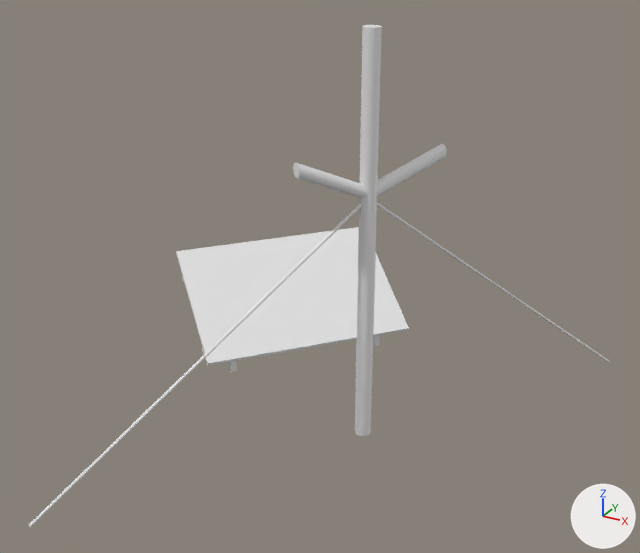
The Blender file mrim_task/mrim_resources/blender_files/single_tower.blend as it was, and as the next commit left it.
Both versions are drawn from a camera (50 mm lens) standing at (10.51, -13.91, 7.17) and looking at (5.04, -3.98, 2.2). The axes (+X, +Y, +Z) are drawn at lower right. The lights are the same throughout.

Script lines for the objects in view, before the commit:
```python
me_cube_005 = bpy.data.meshes.new('Cube.005')
me_cube_005.from_pydata(...)  # 56 vertices, 84 faces; spans x -9.5..59.4, y -31.2..8.6, z -1.0..1.6
# faces by material slot: [12, 12, 12, 12, 12, 12, 12]
me_cube_005.materials.append(mat_material_003)  # white #e7e7e7
me_cube_005.materials.append(mat_material_001)  # white #e7e7e7
me_cube_005.materials.append(mat_material_002)  # white #e7e7e7
me_cube_005.materials.append(mat_material_004)  # white #e7e7e7
me_cube_005.materials.append(mat_material_005)  # white #e7e7e7
me_cube_005.materials.append(mat_material_006)  # white #e7e7e7
me_cube_005.materials.append(mat_material_007)  # white #e7e7e7
me_singletowerfusioned = bpy.data.meshes.new('SingleTowerFusioned')
me_singletowerfusioned.from_pydata(...)  # 3948 vertices, 7892 faces; spans x 28.6..84.2, y -77.4..2.2, z -3.1..56.0
ob_cube_003 = bpy.data.objects.new('Cube.003', me_cube_005)
ob_cube_003.location = (2.29, -2.78, 0.6)
ob_cube_003.rotation_euler = (0.0, 0.0, 0.859)  # degrees (0, 0, 49)
ob_cube_003.scale = (0.05, 0.05, 0.57)
ob_singletowerfusioned = bpy.data.objects.new('SingleTowerFusioned', me_singletowerfusioned)
ob_singletowerfusioned.location = (0.0, 0.0, 0.0)
ob_singletowerfusioned.scale = (0.1, 0.1, 0.1)
```
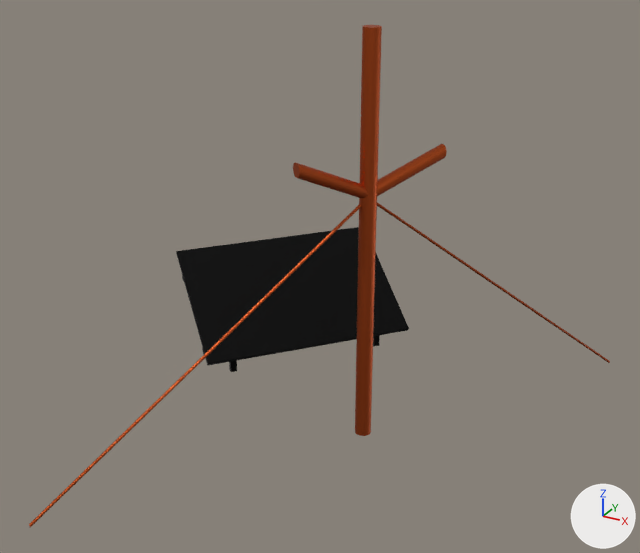
Commit message: add colors to blender file of single tower

The change, as a list of edits to the scene's bpy script:
```text
Add mat_black_001:
    mat_black_001 = principled_material('Black.001')
    mat_black_001.base_color = (0.0115, 0.0115, 0.0115)  # black #1c1c1c
    mat_black_001.metallic = 1.0
    mat_black_001.specular_ior_level = 0.0
Add mat_pole_022:
    mat_pole_022 = principled_material('Pole.022')
    mat_pole_022.base_color = (0.523, 0.0909, 0.0207)  # orange #bf5527
    mat_pole_022.metallic = 1.0
    mat_pole_022.specular_ior_level = 0.0
Change me_singletowerfusioned:
    where me_singletowerfusioned.from_pydata(...)  # 3948 vertices, 7892 faces; spans x 28.6..84.2, y -77.4..2.2, z -3.1..56.0
    add me_singletowerfusioned.materials.append(mat_pole_022)  # orange #bf5527
Change me_cube_005:
    where me_cube_005.from_pydata(...)  # 56 vertices, 84 faces; spans x -9.5..59.4, y -31.2..8.6, z -1.0..1.6
    used by ob_cube_003; location = (2.29, -2.78, 0.6); rotation_euler = (0.0, 0.0, 0.859), in degrees (0, 0, 49); scale = (0.05, 0.05, 0.57)
    remove me_cube_005.materials.append(mat_material_003)  # white #e7e7e7
    remove me_cube_005.materials.append(mat_material_001)  # white #e7e7e7
    remove me_cube_005.materials.append(mat_material_005)  # white #e7e7e7
    remove me_cube_005.materials.append(mat_material_007)  # white #e7e7e7
    me_cube_005 part 1: all 12 faces that had it switch from mat_material_002 (white #e7e7e7) to mat_black_001 (black #1c1c1c)
    me_cube_005 part 2: all 12 faces that had it switch from mat_material_004 (white #e7e7e7) to mat_black_001 (black #1c1c1c)
    me_cube_005 part 3: all 12 faces that had it switch from mat_material_006 (white #e7e7e7) to mat_black_001 (black #1c1c1c)
```

What differs and where, as boxes [x1, y1, x2, y2] in the pictures (640 x 553 px):
'SingleTowerFusioned', recoloured: [29, 25, 610, 527] in both
part 1 of me_cube_005, recoloured (white to black): [176, 227, 409, 365] in both
part 2 of me_cube_005, recoloured: [229, 360, 237, 372] in both
part 3 of me_cube_005, recoloured: [373, 335, 380, 346] in both
